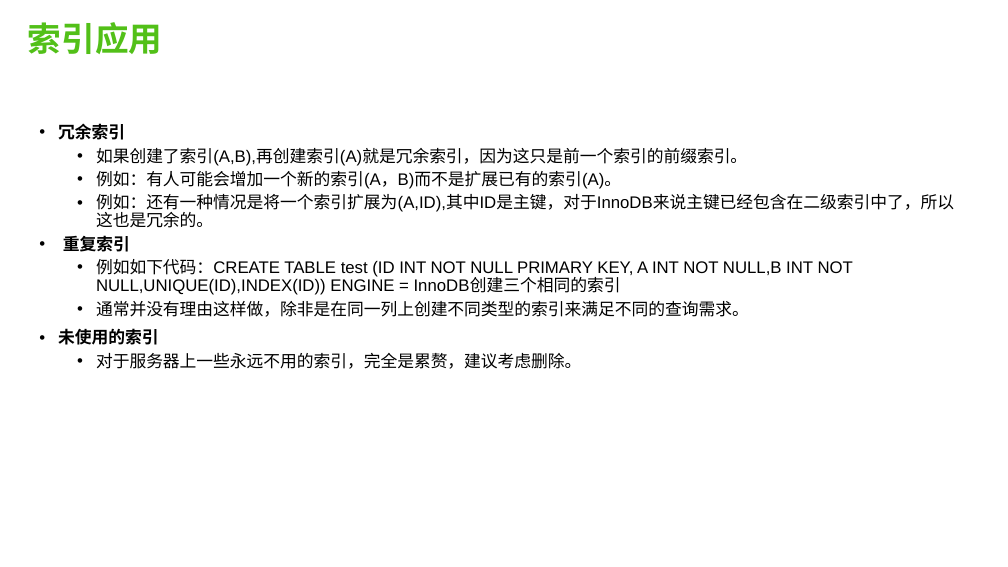
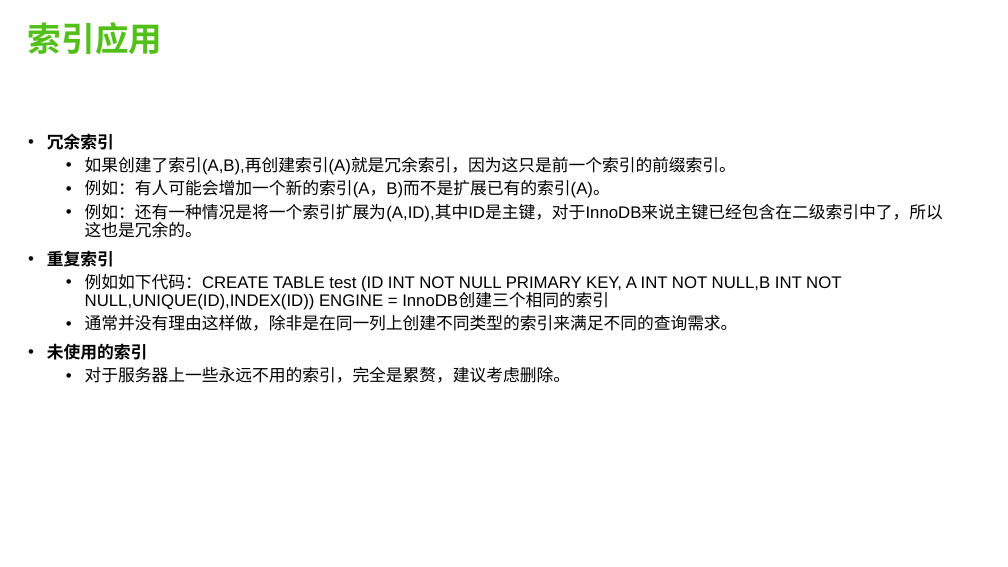
Before and after one commit to robertchengzy/kata, a slide deck: slide 14 of mysql-index.pptx (slide 13 before the commit). Drawn at 1008x567 pixels with LibreOffice and Linux fonts; fonts in the diff are those of the drawing. Boxes give left, top, right and bottom in pixels: in the first picture for what was removed or moved away, otherwise in the second. Text is boxed around its words. In the diff, an @@ line names an element or a change of style, - is before the commit and + after.

```diff
--- a/mysql-index.pptx
+++ b/mysql-index.pptx
@@ text "冗余索引": place and size @@
-text "冗余索引" at bbox=[58, 123, 954, 369]
+text "冗余索引" at bbox=[47, 133, 943, 383]
@@ text at bbox=[47, 250, 114, 267]: list level 2 to 1 in "重复索引" @@
```
Also in this commit, not shown: 3 other slides changed, 2 slides added.
